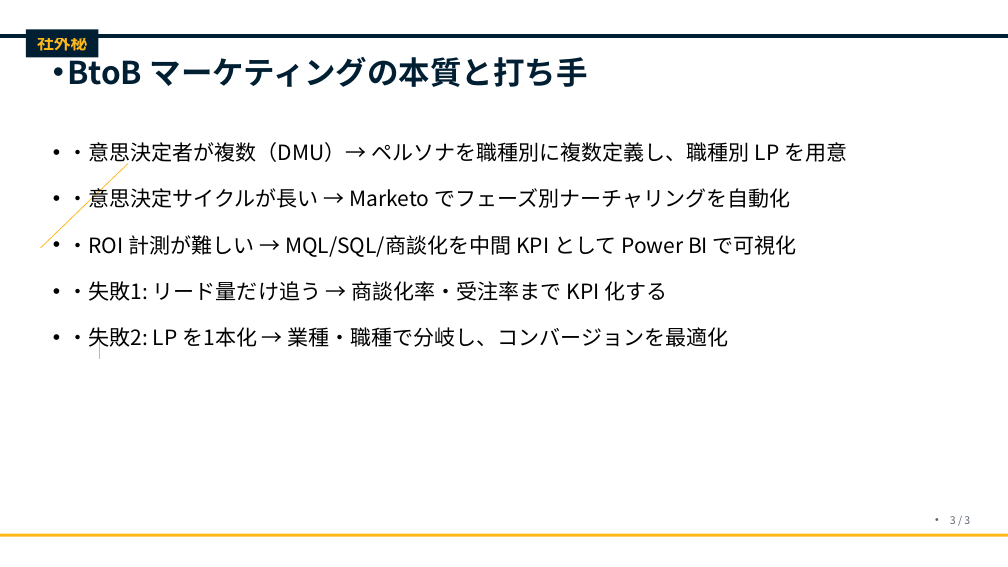
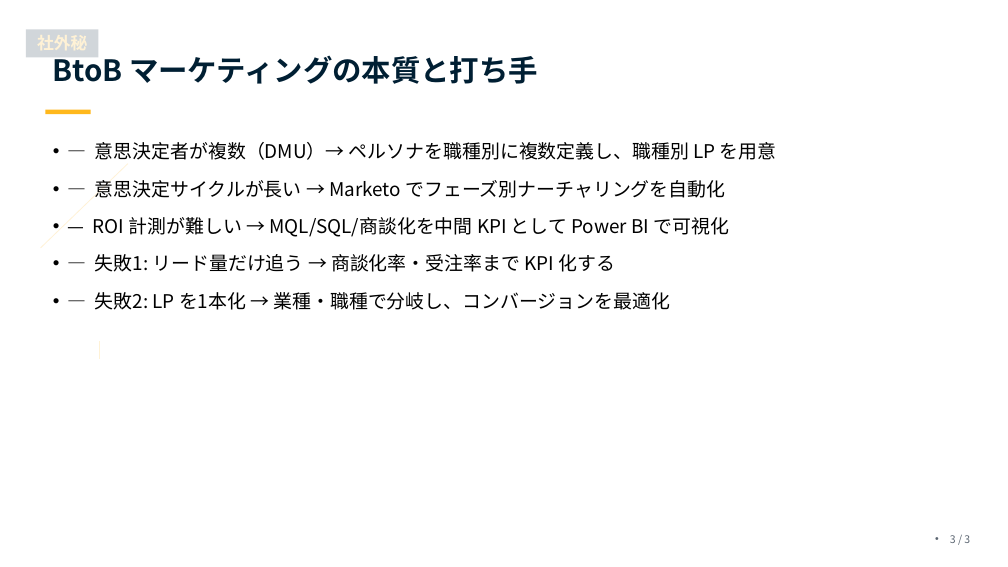
Before and after one commit to k-yabe/claude-code-book-template, a slide deck: slide 3 of assets/samples/btob-marketing-sample.pptx. Drawn at 1008x567 pixels with LibreOffice and Linux fonts; fonts in the diff are those of the drawing; background and template pictures are left out. Boxes give left, top, right and bottom in pixels: in the first picture for what was removed or moved away, otherwise in the second. Text is boxed around its words. In the diff, an @@ line names an element or a change of style, - is before the commit and + after.

```diff
--- a/assets/samples/btob-marketing-sample.pptx
+++ b/assets/samples/btob-marketing-sample.pptx
@@ rectangle: place and size @@
-rectangle at (0,34,1008,38)
+rectangle at (0,0,1008,567)
@@ rectangle at (0,0,1008,567): fill #001F33 to #FFFFFF at 82% opacity @@
@@ title "BtoB マーケティングの本質と打ち手": place and size @@
-title "BtoB マーケティングの本質と打ち手" at (68,52,588,87)
+title "BtoB マーケティングの本質と打ち手" at (53,52,538,84)
@@ title "BtoB マーケティングの本質と打ち手" at (53,52,538,84): size 30 to 28 pt; bullet • to none; line spacing 1 to 44pt; less space between paragraphs @@
@@ rectangle added at (45,110,91,114), fill #FFB81C @@
@@ text at (93,142,777,310): text changed; size 20 to 18 pt @@
-• ・意思決定者が複数（DMU）→ ペルソナを職種別に複数定義し、職種別 LP を用意
-• ・意思決定サイクルが長い → Marketo でフェーズ別ナーチャリングを自動化
-• ・ROI 計測が難しい → MQL/SQL/商談化を中間 KPI として Power BI で可視化
-• ・失敗1: リード量だけ追う → 商談化率・受注率まで KPI 化する
-• ・失敗2: LP を1本化 → 業種・職種で分岐し、コンバージョンを最適化
+• — 意思決定者が複数（DMU）→ ペルソナを職種別に複数定義し、職種別 LP を用意
+• — 意思決定サイクルが長い → Marketo でフェーズ別ナーチャリングを自動化
+• — ROI 計測が難しい → MQL/SQL/商談化を中間 KPI として Power BI で可視化
+• — 失敗1: リード量だけ追う → 商談化率・受注率まで KPI 化する
+• — 失敗2: LP を1本化 → 業種・職種で分岐し、コンバージョンを最適化
@@ rectangle removed at (0,534,1008,537) @@
@@ text "3 / 3": place and size @@
-text "3 / 3" at (950,516,970,524)
+text "3 / 3" at (950,535,970,543)
```
Also in this commit, not shown: 2 other slides changed, 1 other file.
